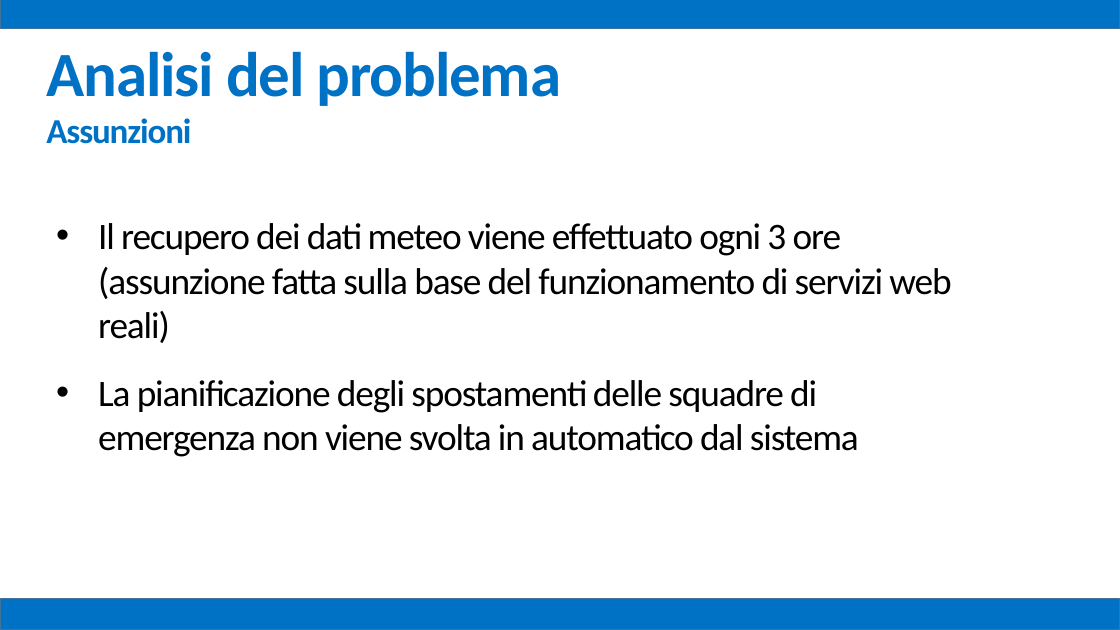
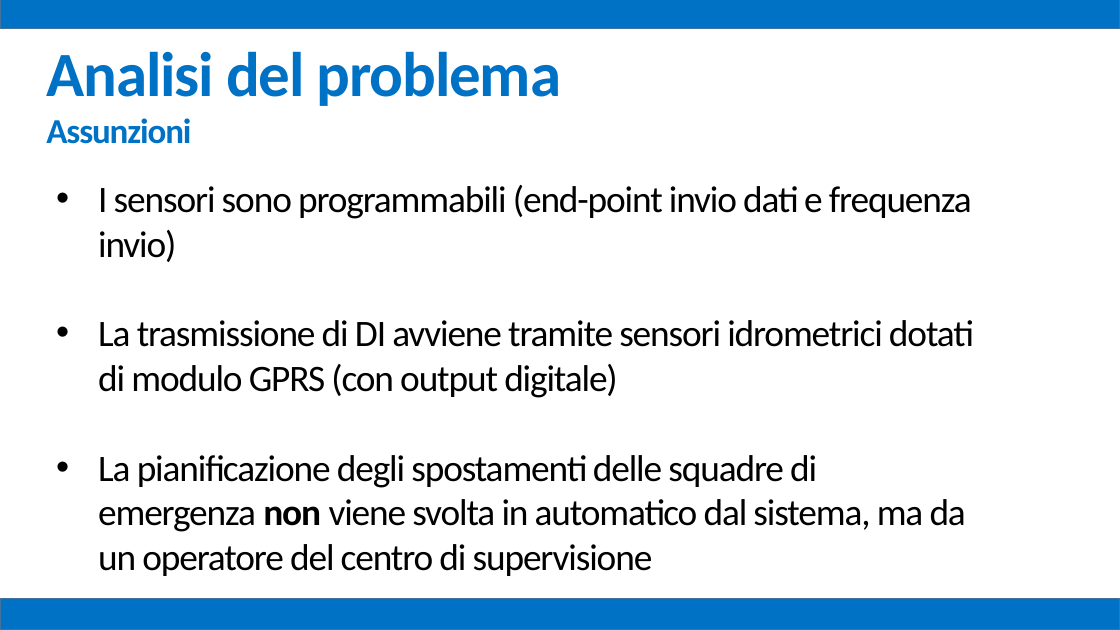
Before and after one commit to mz1991/ProgettoFebbraio2015, a slide deck: slide 11 of Febbraio 2015.pptx. Drawn at 1120x630 pixels with LibreOffice and Linux fonts; fonts in the diff are those of the drawing. Boxes give left, top, right and bottom in pixels: in the first picture for what was removed or moved away, otherwise in the second. Text is boxed around its words. In the diff, an @@ line names an element or a change of style, - is before the commit and + after.

```diff
--- a/Febbraio 2015.pptx
+++ b/Febbraio 2015.pptx
@@ text at [98,185,974,576]: text changed @@
-• Il recupero dei dati meteo viene effettuato ogni 3 ore (assunzione fatta sulla base del funzionamento di servizi web reali)
-• La pianificazione degli spostamenti delle squadre di emergenza non viene svolta in automatico dal sistema
+• I sensori sono programmabili (end-point invio dati e frequenza invio)
+• La trasmissione di DI avviene tramite sensori idrometrici dotati di modulo GPRS (con output digitale)
+• La pianificazione degli spostamenti delle squadre di emergenza non viene svolta in automatico dal sistema, ma da un operatore del centro di supervisione
```
Also in this commit, not shown: 35 other slides changed, 7 other files.
